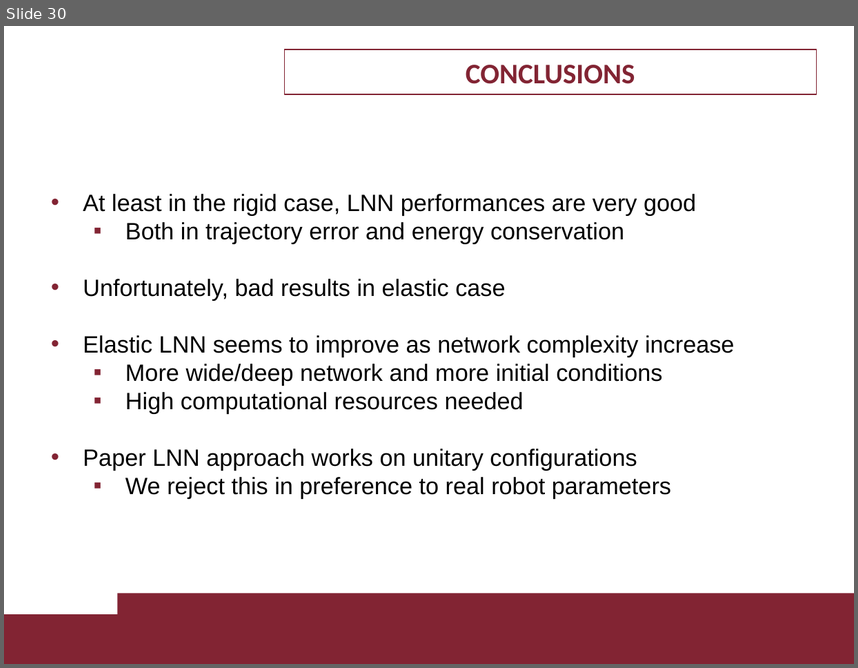
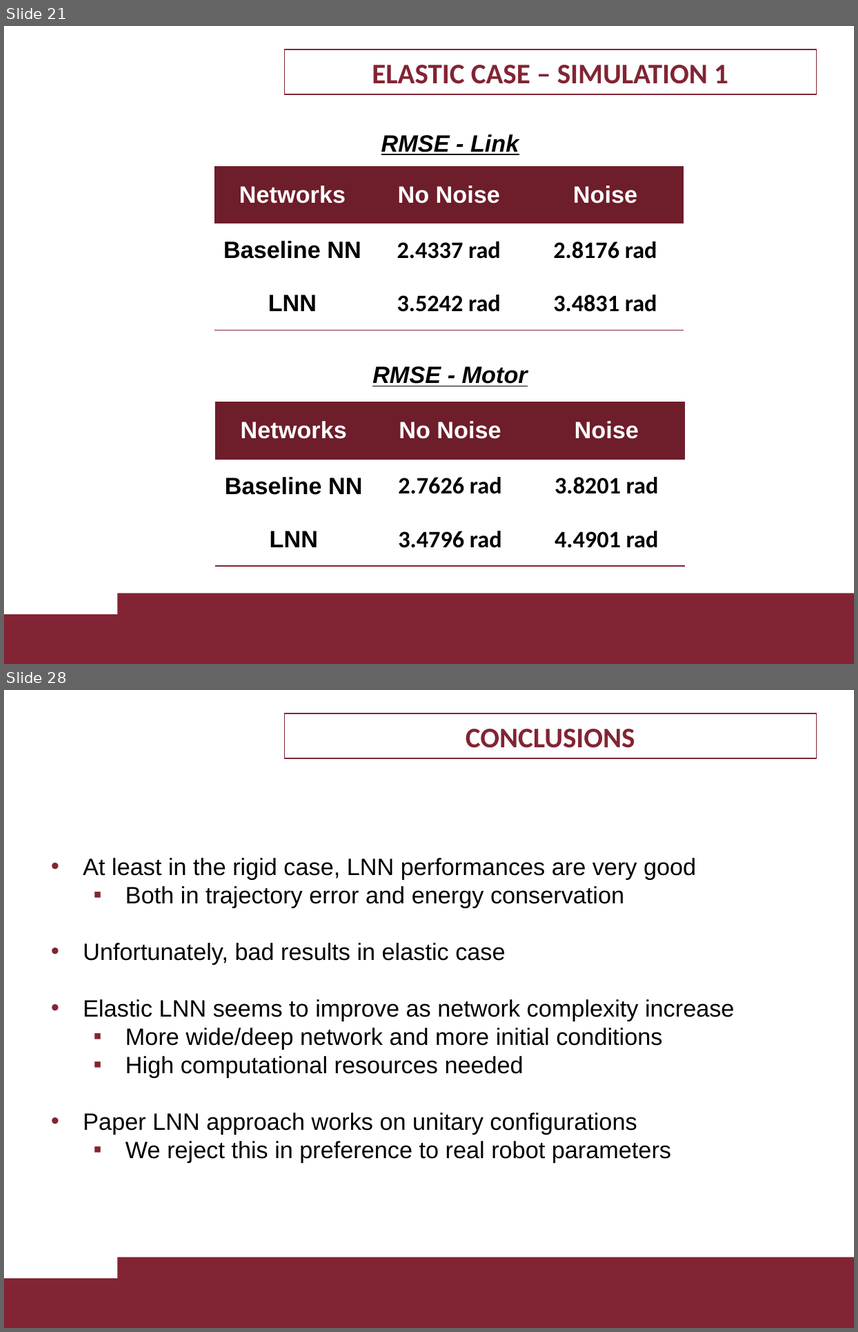
Before and after one commit to LorCir28/lagrangian_neural_network_with_PDcontroller_gravity_cancellation, a slide deck: presentation/1895955_1884561.pptx. Shown one above the other, each under a label of ours: slide 30 before the commit, slides 21 and 28 after it; the slides between them are not shown. The pictures are 858x668 and 858x1332 pixels, drawn with LibreOffice and Linux fonts; fonts in the diff are those of the drawing; background and template pictures are left out. Boxes give left, top, right and bottom in pixels: in the first picture for what was removed or moved away, otherwise in the second. Text is boxed around its words. In the diff, an @@ line names an element or a change of style, - is before the commit and + after.

```diff
--- a/presentation/1895955_1884561.pptx
+++ b/presentation/1895955_1884561.pptx
@@ slide 21 added at box(4, 26, 854, 664), background #FFFFFF; not listed: 2 template elements that a slide beside it also shows @@
@@ rectangle added at box(285, 49, 817, 95), outline #822433 0.75 pt, 24 pt, text #822433, bold @@
+ELASTIC CASE – SIMULATION 1
@@ text added at box(381, 134, 519, 155), 20 pt, text #000000, bold, italic, underline @@
+RMSE - Link
@@ table added at box(214, 166, 683, 330), 3 rows, 3 columns @@
+Networks | No Noise | Noise
+Baseline NN | 2.4337 rad | 2.8176 rad
+LNN | 3.5242 rad | 3.4831 rad
@@ text added at box(372, 366, 528, 386), 20 pt, text #000000, bold, italic, underline @@
+RMSE - Motor
@@ table added at box(216, 402, 685, 566), 3 rows, 3 columns @@
+Networks | No Noise | Noise
+Baseline NN | 2.7626 rad | 3.8201 rad
+LNN | 3.4796 rad | 4.4901 rad
@@ what was slide 30 is now slide 28 @@
```
Also in this commit, not shown: 6 slides changed, 4 other slides added, 7 slides removed, 1 other file.
